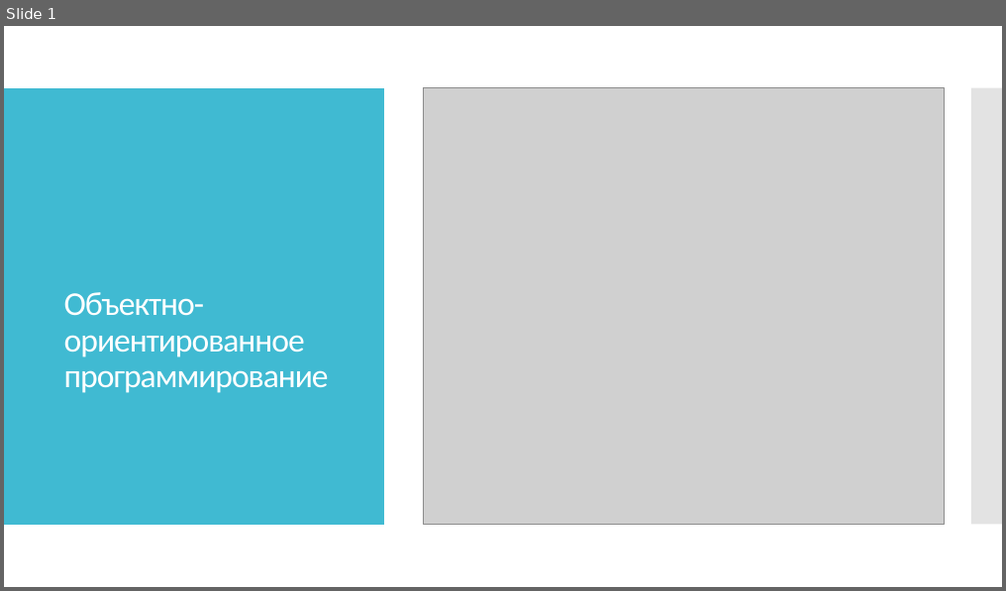
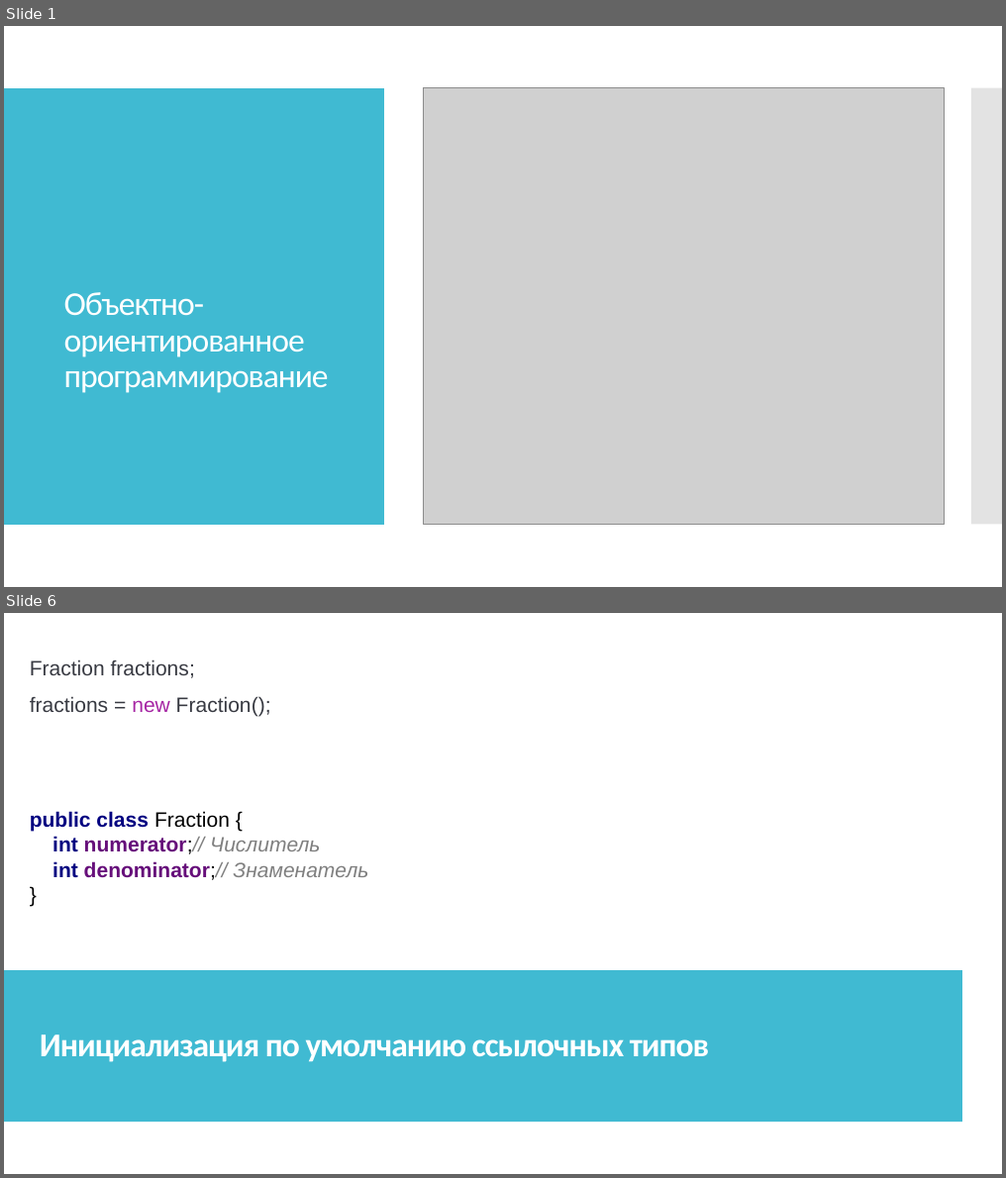
Before and after one commit to IriEfremova/LessonsCube, a slide deck: Samsung/Lesson12/PrincipOOP.pptx. Shown one above the other, each under a label of ours: slide 1 before the commit, slides 1 and 6 after it; the slides between them are not shown. The pictures are 1006x591 and 1006x1178 pixels, drawn with LibreOffice and Linux fonts; fonts in the diff are those of the drawing; grey boxes stand for pictures. Boxes give left, top, right and bottom in pixels: in the first picture for what was removed or moved away, otherwise in the second. Text is boxed around its words. In the diff, an @@ line names an element or a change of style, - is before the commit and + after.

```diff
--- a/Samsung/Lesson12/PrincipOOP.pptx
+++ b/Samsung/Lesson12/PrincipOOP.pptx
@@ slide 6 added at (4,613,1002,1174), background #FFFFFF; not listed: 2 template elements that a slide beside it also shows @@
@@ rectangle added at (4,613,1002,1174), fill #FFFFFF @@
@@ text added at (30,660,271,717), 20 pt, text #383A42 @@
+Fraction fractions;
+fractions = new Fraction();
@@ text added at (30,811,368,880), 20 pt, text #808080, bold @@
+public class Fraction {
+int numerator;// Числитель
+int denominator;// Знаменатель
+}
@@ rectangle added at (4,970,962,1123), fill #40BAD2 @@
@@ text added at (40,1035,709,1062), 32 pt, text #FFFFFF, bold @@
+Инициализация по умолчанию ссылочных типов
```
Also in this commit, not shown: 15 other slides added, 20 slides removed.
